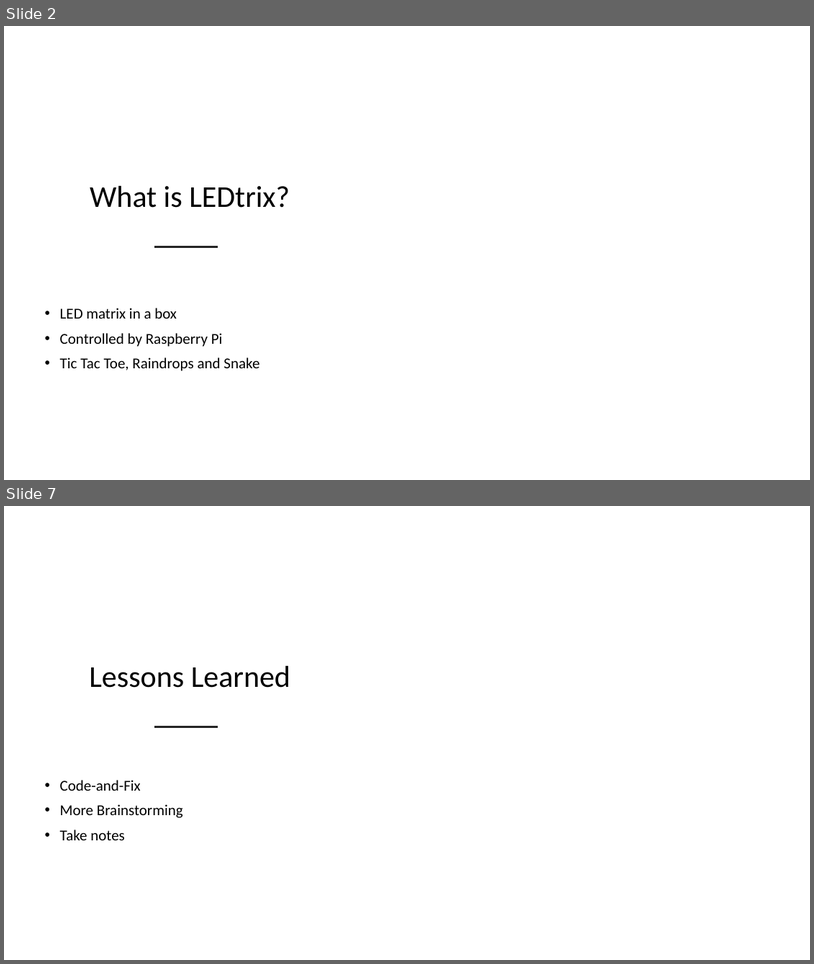
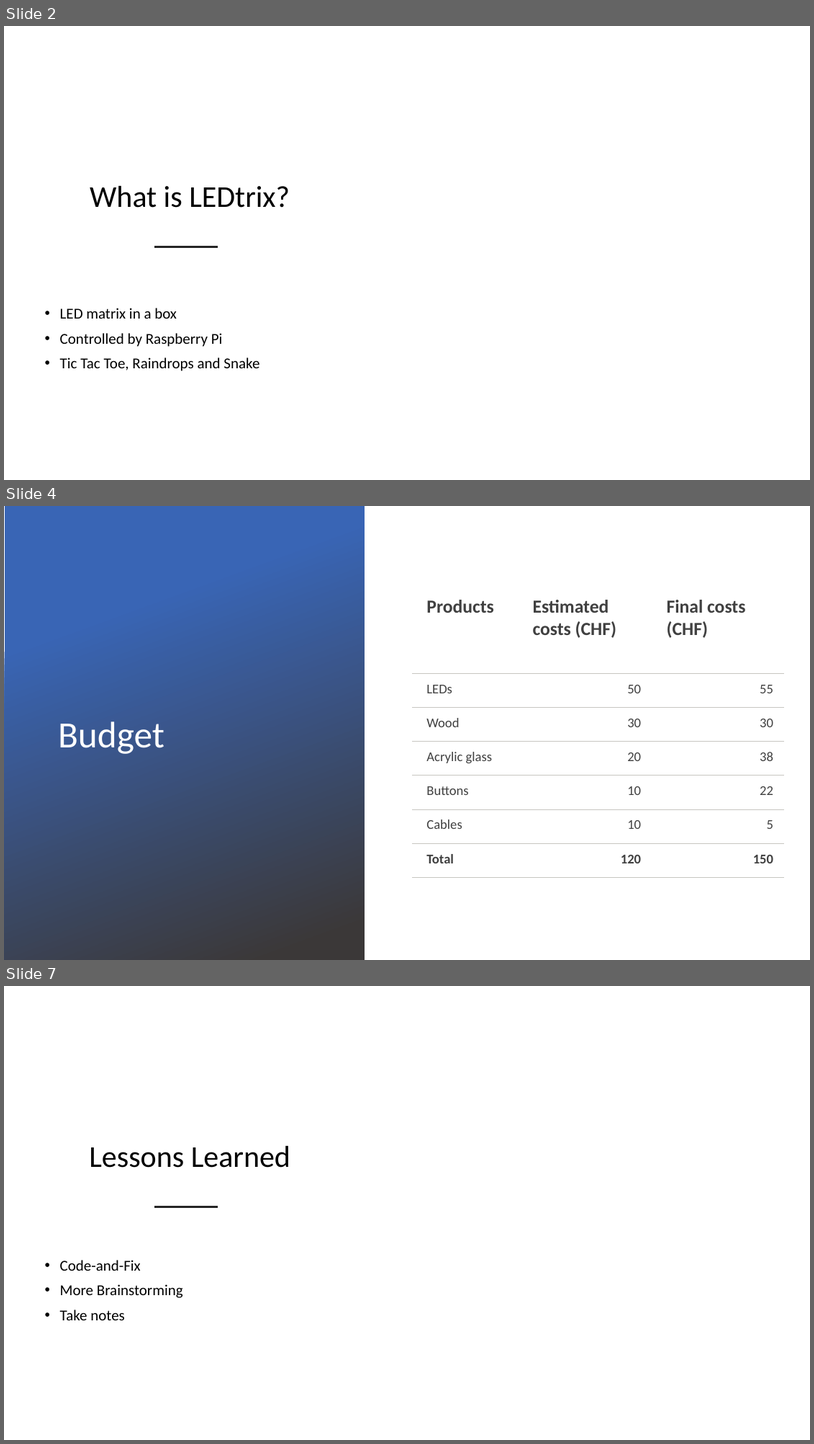
Before and after one commit to mpas97/LEDtrix, a slide deck: Bericht/Presentation.pptx. Shown one above the other, each under a label of ours: slides 2 and 7 before the commit, slides 2, 4 and 7 after it; the slides between them are not shown. The pictures are 814x964 and 814x1444 pixels, drawn with LibreOffice and Linux fonts; fonts in the diff are those of the drawing; background and template pictures are left out. Boxes give left, top, right and bottom in pixels: in the first picture for what was removed or moved away, otherwise in the second. Text is boxed around its words. In the diff, an @@ line names an element or a change of style, - is before the commit and + after.

```diff
--- a/Bericht/Presentation.pptx
+++ b/Bericht/Presentation.pptx
@@ slide 4 added at box(4, 506, 810, 960), background picture (left out) @@
@@ rectangle added at box(5, 506, 365, 959), fill gradient #3965B5 to #3B3838 @@
@@ table added at box(412, 588, 785, 878), 7 rows, 3 columns @@
+Products | Estimated costs (CHF) | Final costs (CHF)
+LEDs | 50 | 55
+Wood | 30 | 30
+Acrylic glass | 20 | 38
+Buttons | 10 | 22
+Cables | 10 | 5
+Total | 120 | 150
@@ title added at box(52, 713, 293, 830), 44 pt, text #FFFFFF @@
+Budget
```
Also in this commit, not shown: 4 slides changed, 1 slide removed, 1 other file.
